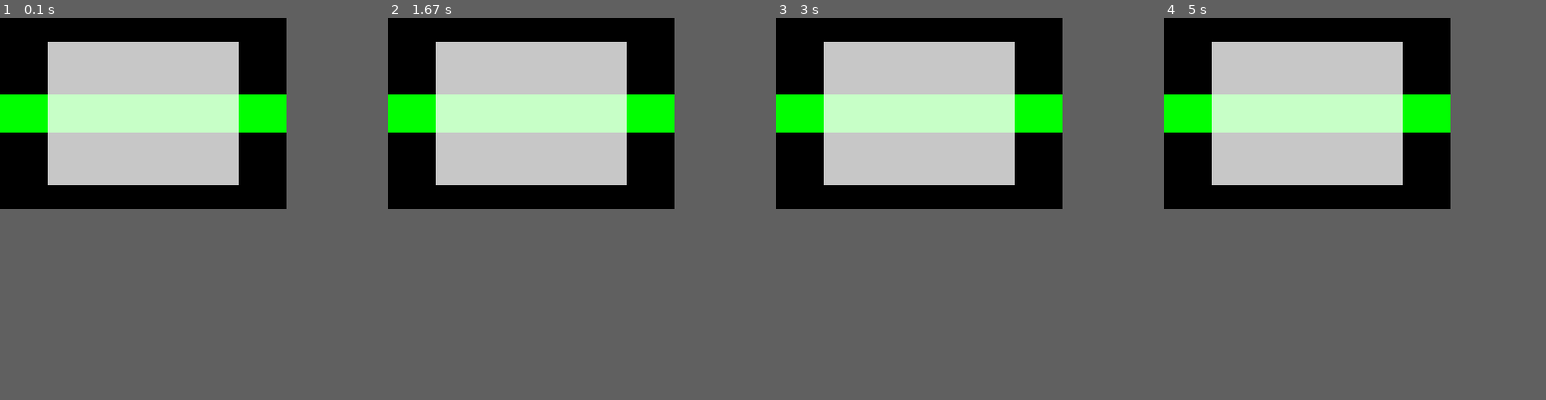
Above: before the commit, frames 1-4 (left to right).
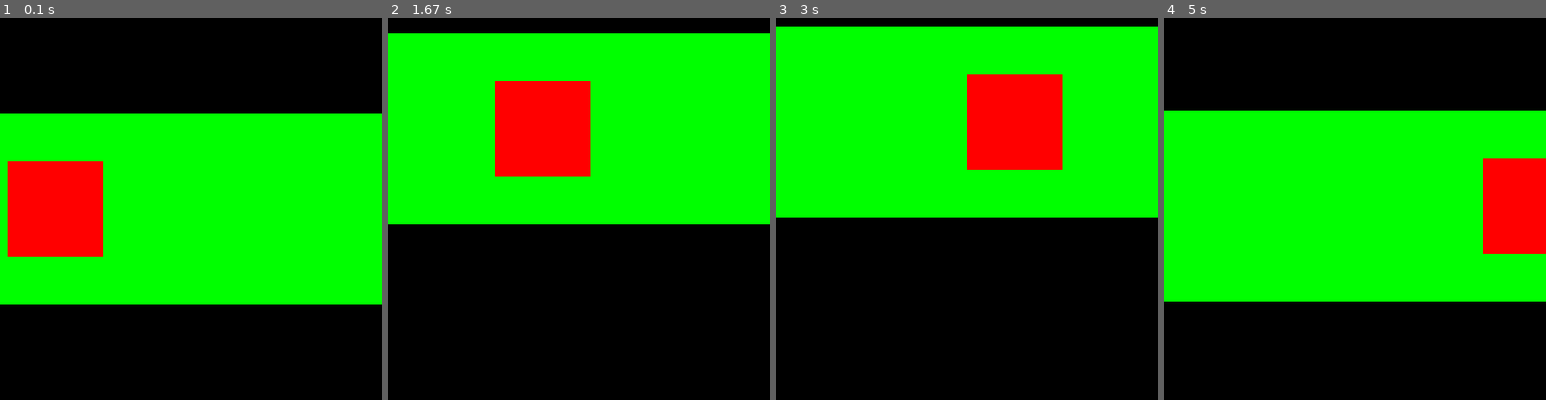
Above: after the commit, the same moments.

Repository: AndreiTsukov/PythonFiles
Game: pygame game, started from Classwork/pygame/lesson9/Kromski_pygame.py
The game is run twice, just before and just after one commit, with the same random seed, the same clock (stepped at 60 frames per second) and the same inputs.
Inputs (mouse positions are in pixels of both pictures, inside the frame that each line leads up to):
- Up to frame 1 (0.1 s): no input
- Up to frame 2 (1.67 s): press the mouse at (579, 231) at 0.37 s; move the mouse to (533, 224) at 0.47 s; release the mouse at (487, 212) at 0.6 s; press the mouse at (579, 231) at 0.7 s; move the mouse to (609, 155) at 0.8 s; release the mouse at (632, 75) at 0.93 s; press the mouse at (579, 231) at 1.03 s; move the mouse to (582, 155) at 1.13 s; release the mouse at (586, 79) at 1.27 s; press the mouse at (579, 231) at 1.37 s; move the mouse to (582, 239) at 1.47 s; release the mouse at (582, 247) at 1.6 s
- Up to frame 3 (3 s): press the mouse at (967, 231) at 1.7 s; move the mouse to (1016, 251) at 1.8 s; release the mouse at (1066, 270) at 1.93 s; press the mouse at (967, 231) at 2.03 s; move the mouse to (1016, 205) at 2.13 s; release the mouse at (1066, 174) at 2.27 s; press the mouse at (967, 231) at 2.37 s; move the mouse to (1035, 205) at 2.47 s; release the mouse at (1104, 178) at 2.6 s; press the mouse at (967, 231) at 2.7 s; move the mouse to (1035, 258) at 2.8 s; release the mouse at (1100, 285) at 2.93 s
- Up to frame 4 (5 s): press the mouse at (1355, 231) at 3.03 s; move the mouse to (1362, 212) at 3.13 s; release the mouse at (1370, 193) at 3.27 s; press the mouse at (1355, 231) at 3.37 s; move the mouse to (1312, 186) at 3.47 s; release the mouse at (1270, 140) at 3.6 s; press the mouse at (1355, 231) at 3.7 s; move the mouse to (1408, 239) at 3.8 s; release the mouse at (1458, 251) at 3.93 s; press the mouse at (1355, 231) at 4.03 s; move the mouse to (1324, 159) at 4.13 s; release the mouse at (1293, 86) at 4.27 s; press the mouse at (1355, 231) at 4.37 s; move the mouse to (1423, 216) at 4.47 s; release the mouse at (1488, 205) at 4.6 s; press the mouse at (1355, 231) at 4.7 s; move the mouse to (1316, 174) at 4.8 s; release the mouse at (1282, 117) at 4.93 s
The window is 300x200 before the commit and 400x400 after it. Grey fills any space a smaller window leaves; there, only what the larger window draws over its background counts as a difference.

The runs differ from the first frame. In frame 1, 59% of the frame differs, in the area x 0-100%, y 6-75%; in frame 2, 48%; in frame 3, 49%; in frame 4, 59%.

Commit message:
lesson9/Kromski_pygame движение объекта по слоям

Diff:
--- a/Classwork/pygame/lesson9/Kromski_pygame.py
+++ b/Classwork/pygame/lesson9/Kromski_pygame.py
@@ -1,3 +1,4 @@
+'''
 import pygame
 #зарускаем программу
 pygame.init()
@@ -27,3 +28,38 @@
                      done=False
        clock.tick(20)
 pygame.quit()
+'''
+from random import randint
+import pygame
+pygame.init()
+sc = pygame.display.set_mode((400, 400))
+background = pygame.Surface((400, 200))
+background.fill((0, 255, 0))
+xb = 0
+yb = 100
+hero = pygame.Surface((100, 100))
+hero.fill((255, 0, 0))
+x = 0
+y = 50
+# порядок прорисовки важен!
+background.blit(hero, (x, y))
+sc.blit(background, (xb, yb))
+pygame.display.update()
+done = True
+while done:
+    for i in pygame.event.get():
+        if i.type == pygame.QUIT:
+            done = False
+        elif i.type == pygame.MOUSEBUTTONUP:
+            yb = randint(0, 200)
+    if x < 400:
+        x += 2
+    else:
+        x = 0
+    sc.fill((0, 0, 0))
+    background.fill((0, 255, 0))
+    background.blit(hero, (x, y))
+    sc.blit(background, (xb, yb))
+    pygame.display.update()
+    pygame.time.delay(30)
+pygame.quit()
